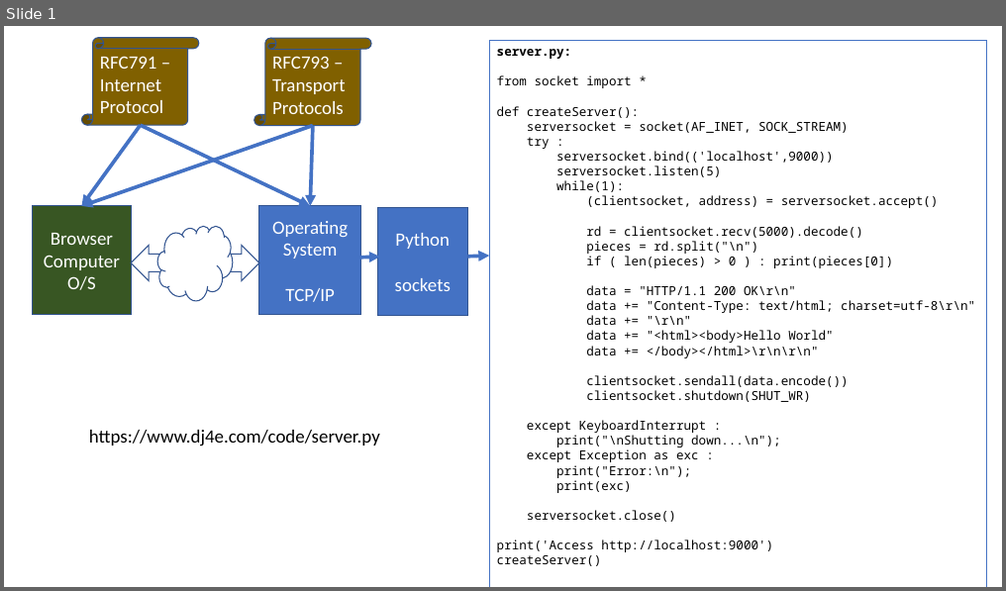
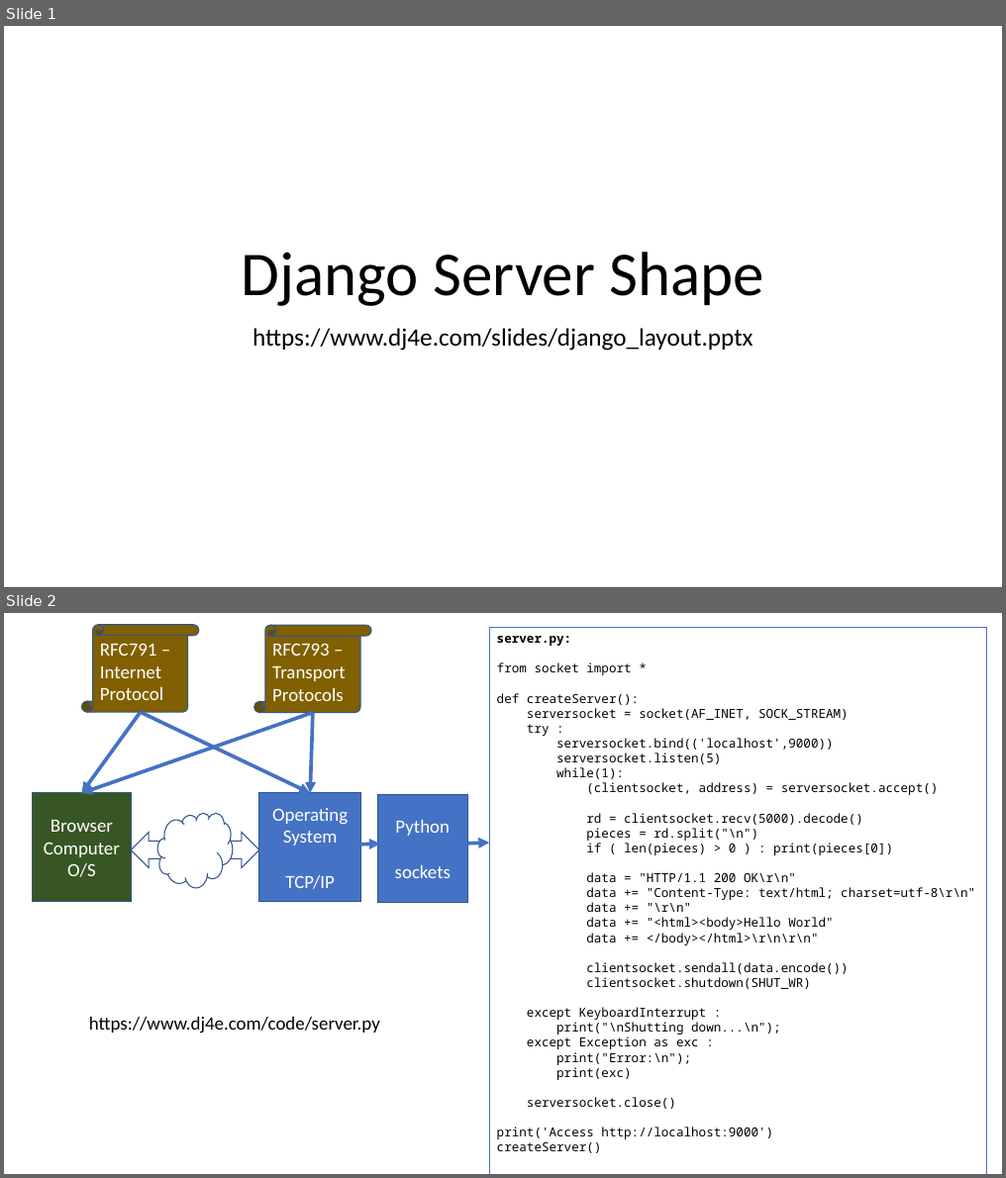
Before and after one commit to csev/dj4e, a slide deck: slides/django_layout.pptx. Shown one above the other, each under a label of ours: slide 1 before the commit, slides 1 and 2 after it. The pictures are 1006x591 and 1006x1178 pixels, drawn with LibreOffice and Linux fonts; fonts in the diff are those of the drawing. Boxes give left, top, right and bottom in pixels: in the first picture for what was removed or moved away, otherwise in the second. Text is boxed around its words. In the diff, an @@ line names an element or a change of style, - is before the commit and + after.

Commit message:
Add url

```diff
--- a/slides/django_layout.pptx
+++ b/slides/django_layout.pptx
@@ slide 1 added at <box>4,26,1002,587</box>, background #FFFFFF @@
@@ title added at <box>242,252,764,306</box>, 60 pt, text #000000 @@
+Django Server Shape
@@ subtitle added at <box>252,328,752,351</box>, 24 pt, text #000000 @@
+https://www.dj4e.com/slides/django_layout.pptx
@@ what was slide 1 is now slide 2 @@
```
